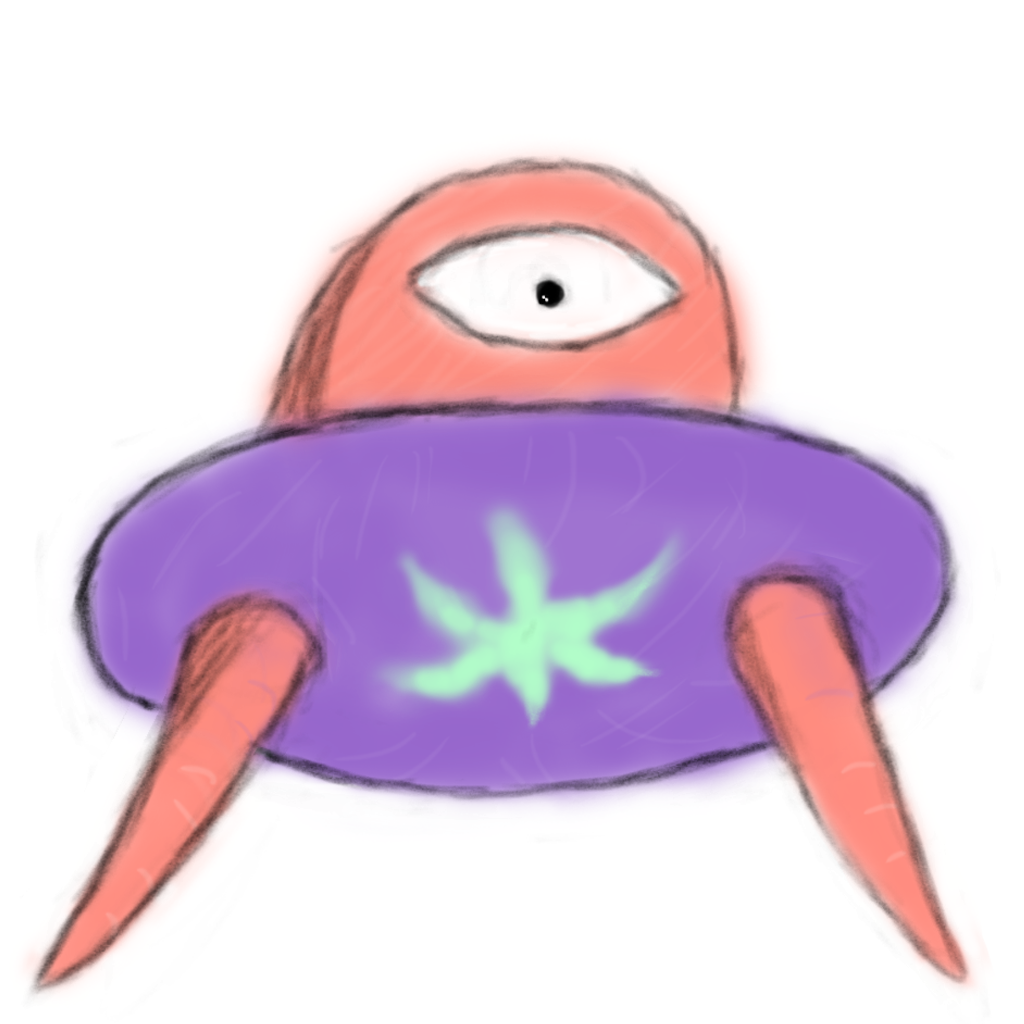
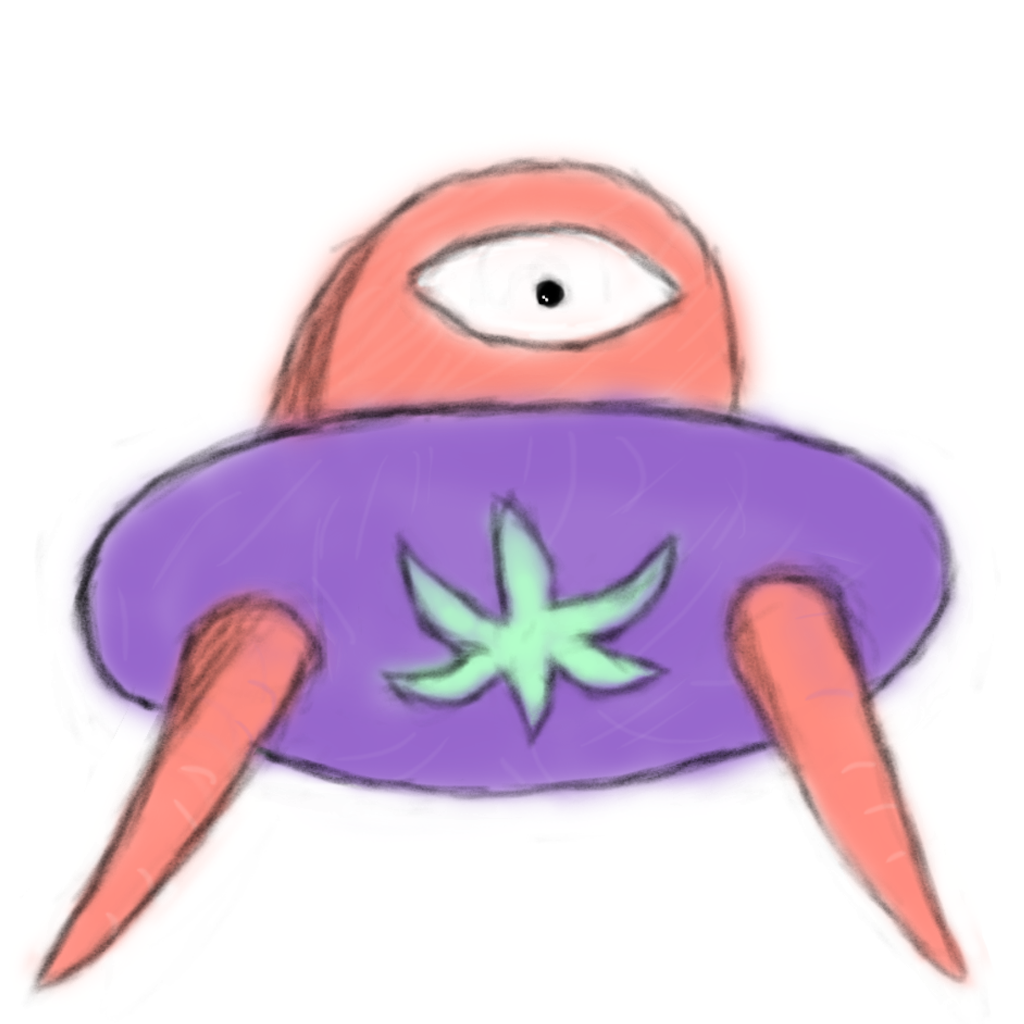
The second 1024x1024 image is a revision of the first. Changes to its layers:
showed "Layer 8" over left=358, top=487, right=690, bottom=750
